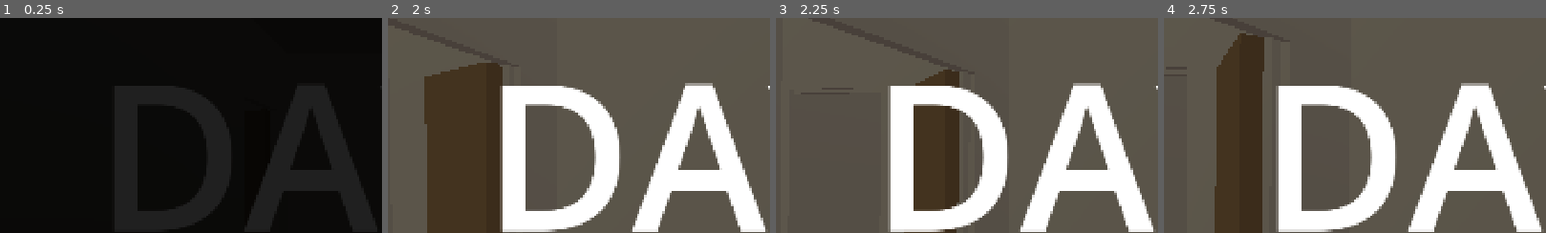
Above: before the commit, frames 1-4 (left to right).
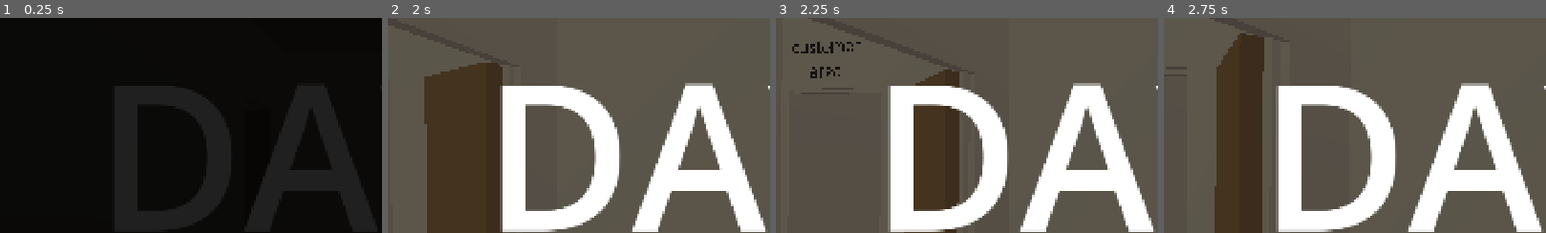
Above: after the commit, the same moments.

Repository: Sunday-Studio-Team/cafe
Game: Godot game, scene res://scene_switcher.tscn
The game is run twice, just before and just after one commit, with the same random seed, the same clock (stepped at 60 frames per second) and the same inputs. The engine's default icon, where the game draws it, is replaced by a stand-in: a white triangle on a blue panel in a dark square.
Inputs (mouse positions are % of the whole screen's width and height, from its top left):
- Up to frame 1 (0.25 s): no input
- Up to frame 2 (2 s): tap Enter at 0.5 s; move the mouse to (49, 52) at 0.52 s; hold E (interact) 0.53-1.28 s; hold W (move_forward) from 0.53 s (still down); move the mouse to (57, 51) at 1.27 s; tap Shift (sprint) at 1.35 s
- Up to frame 3 (2.25 s): keep holding W (move_forward); move the mouse to (42, 49) at 2.02 s; tap I at 2.1 s
- Up to frame 4 (2.75 s): keep holding W (move_forward)
The pictures show only the part of the screen within x 0-50%, y 19-69%; the shares and areas given below are measured in that part.

Frames 1-2 are identical in both runs. In frame 3, 0.5% of the frame differs, in the area x 4-23%, y 11-28%; in frame 4, nothing differs.

Commit message:
spill improvements

Diff:
--- a/godot/machine.tscn
+++ b/godot/machine.tscn
@@ -62,6 +62,7 @@
 size = Vector3(0.15, 0.15, 0.15)
 
 [sub_resource type="BoxShape3D" id="BoxShape3D_vn1tu"]
+size = Vector3(1.5, 1, 1)
 
 [sub_resource type="BoxShape3D" id="BoxShape3D_0ffxp"]
 size = Vector3(1, 1.75, 0.5)
@@ -285,6 +286,7 @@
 volume_db = -5.0
 
 [node name="Spill" type="Area3D" parent="." unique_id=1225300652]
+transform = Transform3D(1, 0, 0, 0, 1, 0, 0, 0, 1, 0, 0, -0.3)
 visible = false
 script = ExtResource("5_ioi8x")
 display_name = "clean up spill"
@@ -297,8 +299,17 @@
 texture = ExtResource("9_1hddr")
 
 [node name="CollisionShape3D" type="CollisionShape3D" parent="Spill" unique_id=2013507775]
-transform = Transform3D(1, 0, 0, 0, 1, 0, 0, 0, 1, 0, 0.569979, -0.3)
+transform = Transform3D(1, 0, 0, 0, 1, 0, 0, 0, 1, -0.041475177, 0.569979, -0.1422759)
 shape = SubResource("BoxShape3D_vn1tu")
+
+[node name="Warning" type="Label3D" parent="Spill" unique_id=1351832313]
+transform = Transform3D(1, 0, 0, 0, 1, 0, 0, 0, 1, 0, 2.1, 0)
+layers = 2
+sorting_offset = 1.0
+billboard = 2
+text = "⚠️
+CLEAN UP SPILL
+⬇️"
 
 [node name="SpillSound" type="AudioStreamPlayer3D" parent="." unique_id=2146820084]
 stream = ExtResource("7_6qesk")
--- a/godot/main.gd
+++ b/godot/main.gd
@@ -85,9 +85,6 @@
 		Stats.reset()
 	if Global.day >= 1:
 		game_timer.wait_time = 80
-		# since theres less happening in the first 'tutorial shift' we can make the machines
-		# more likely to break there to introduce that mechanic in a safe environment
-		Stats.current.chance_of_machine_breaking = 0.3
 		Stats.current.daily_profit_goal = 12
 		cameras.hide()
 	if Global.day >= 2:
--- a/godot/main.tscn
+++ b/godot/main.tscn
@@ -62,6 +62,21 @@
 [sub_resource type="ViewportTexture" id="ViewportTexture_vn1tu"]
 viewport_path = NodePath("Building/BreakRoomDoor/Sign/SubViewport")
 
+[sub_resource type="StandardMaterial3D" id="StandardMaterial3D_mjix0"]
+albedo_color = Color(0.07683582, 0.07683582, 0.07683582, 1)
+
+[sub_resource type="TextMesh" id="TextMesh_vn1tu"]
+material = SubResource("StandardMaterial3D_mjix0")
+text = "employee
+area"
+depth = 0.0
+
+[sub_resource type="TextMesh" id="TextMesh_lswn8"]
+material = SubResource("StandardMaterial3D_mjix0")
+text = "customer
+area"
+depth = 0.0
+
 [sub_resource type="StandardMaterial3D" id="StandardMaterial3D_cegan"]
 albedo_color = Color(0.34117648, 0.2901961, 0.2901961, 1)
 
@@ -374,6 +389,14 @@
 ROOM"
 horizontal_alignment = 1
 vertical_alignment = 1
+
+[node name="EmployeeAreaSign" type="MeshInstance3D" parent="Building" unique_id=544386463]
+transform = Transform3D(-4.371139e-08, 0, -1, 0, 1, 0, 1, 0, -4.371139e-08, 4.8483644, 2.3, 0.8688429)
+mesh = SubResource("TextMesh_vn1tu")
+
+[node name="CustomerAreaSign" type="MeshInstance3D" parent="Building" unique_id=136068731]
+transform = Transform3D(1, 0, 0, 0, 1, 0, 0, 0, 1, 5.7000003, 2.3, 4.6000004)
+mesh = SubResource("TextMesh_lswn8")
 
 [node name="CustomerEntrySpot" type="Marker3D" parent="." unique_id=2097310311]
 transform = Transform3D(1, 0, 0, 0, 1, 0, 0, 0, 1, 1.5, 0, -3)
